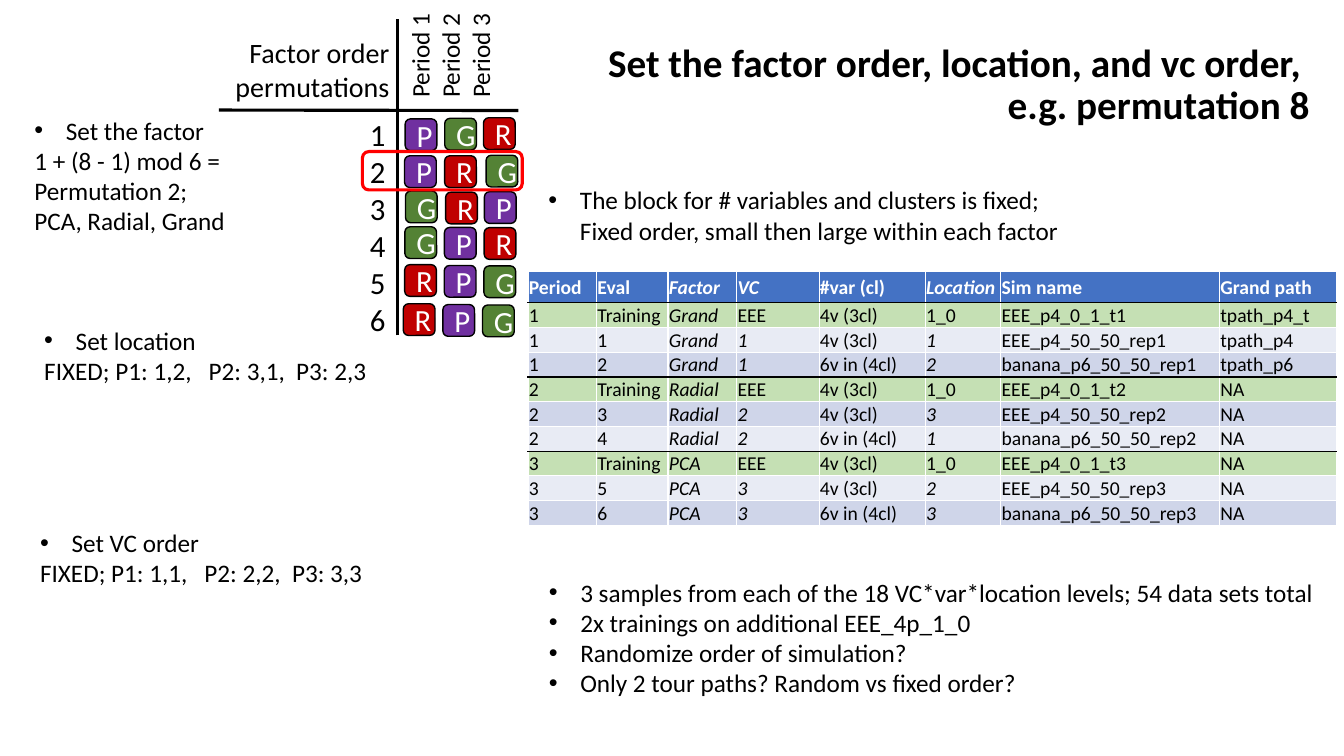
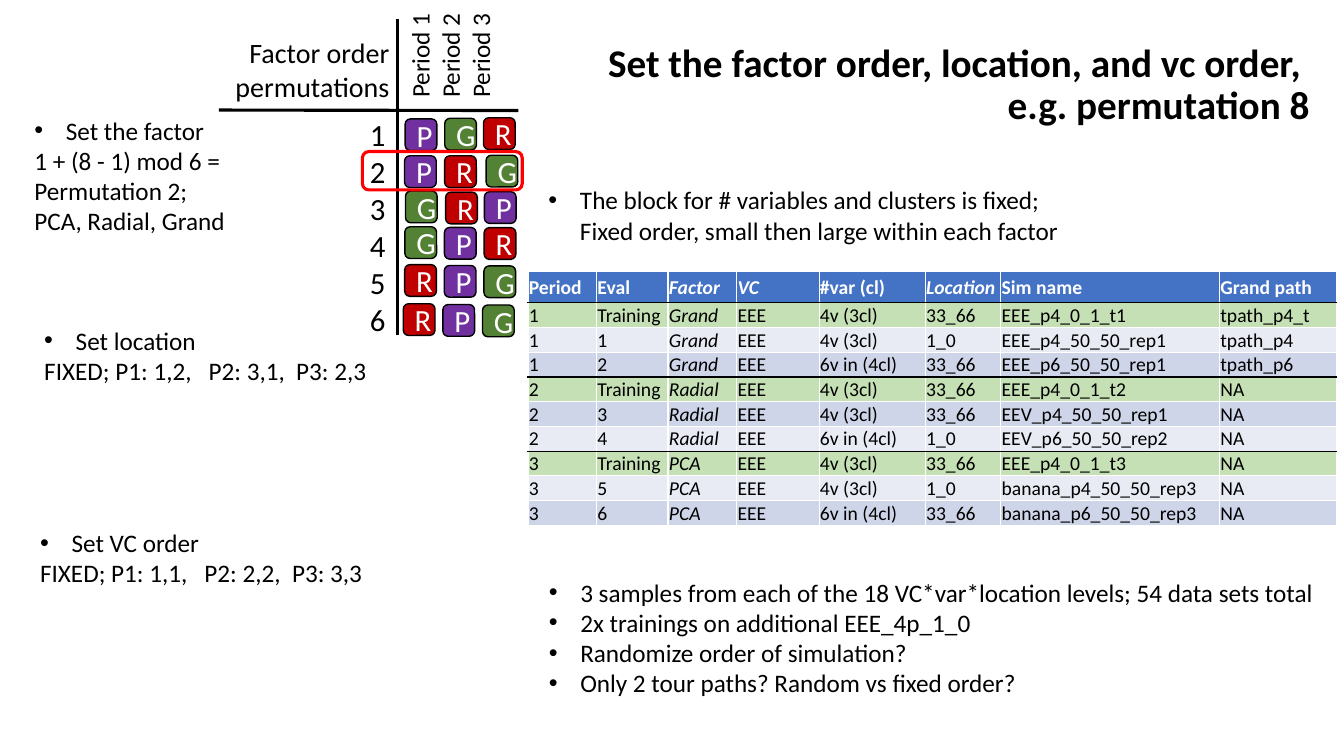
Before and after one commit to nspyrison/spinifex_study, a slide deck: slide 3 of paper/figures/Experimental design graphics.pptx. Drawn at 1344x756 pixels with LibreOffice and Linux fonts; fonts in the diff are those of the drawing. Boxes give left, top, right and bottom in pixels: in the first picture for what was removed or moved away, otherwise in the second. Text is boxed around its words. In the diff, an @@ line names an element or a change of style, - is before the commit and + after.

```diff
--- a/paper/figures/Experimental design graphics.pptx
+++ b/paper/figures/Experimental design graphics.pptx
@@ table at [528, 271, 1337, 527] @@
-row 2, column 6: 1_0
+row 2, column 6: 33_66
-row 3, column 4: 1
+row 3, column 4: EEE
-row 3, column 6: 1
+row 3, column 6: 1_0
-row 4: 1 | 2 | Grand | 1 | 6v in (4cl) | 2 | banana_p6_50_50_rep1 | tpath_p6
+row 4: 1 | 2 | Grand | EEE | 6v in (4cl) | 33_66 | EEE_p6_50_50_rep1 | tpath_p6
-row 5, column 6: 1_0
+row 5, column 6: 33_66
-row 6: 2 | 3 | Radial | 2 | 4v (3cl) | 3 | EEE_p4_50_50_rep2 | NA
+row 6: 2 | 3 | Radial | EEE | 4v (3cl) | 33_66 | EEV_p4_50_50_rep1 | NA
-row 7: 2 | 4 | Radial | 2 | 6v in (4cl) | 1 | banana_p6_50_50_rep2 | NA
+row 7: 2 | 4 | Radial | EEE | 6v in (4cl) | 1_0 | EEV_p6_50_50_rep2 | NA
-row 8, column 6: 1_0
+row 8, column 6: 33_66
-row 9: 3 | 5 | PCA | 3 | 4v (3cl) | 2 | EEE_p4_50_50_rep3 | NA
+row 9: 3 | 5 | PCA | EEE | 4v (3cl) | 1_0 | banana_p4_50_50_rep3 | NA
-row 10, column 4: 3
+row 10, column 4: EEE
-row 10, column 6: 3
+row 10, column 6: 33_66
```
Also in this commit, not shown: 1 other slide changed, 1 other file.
